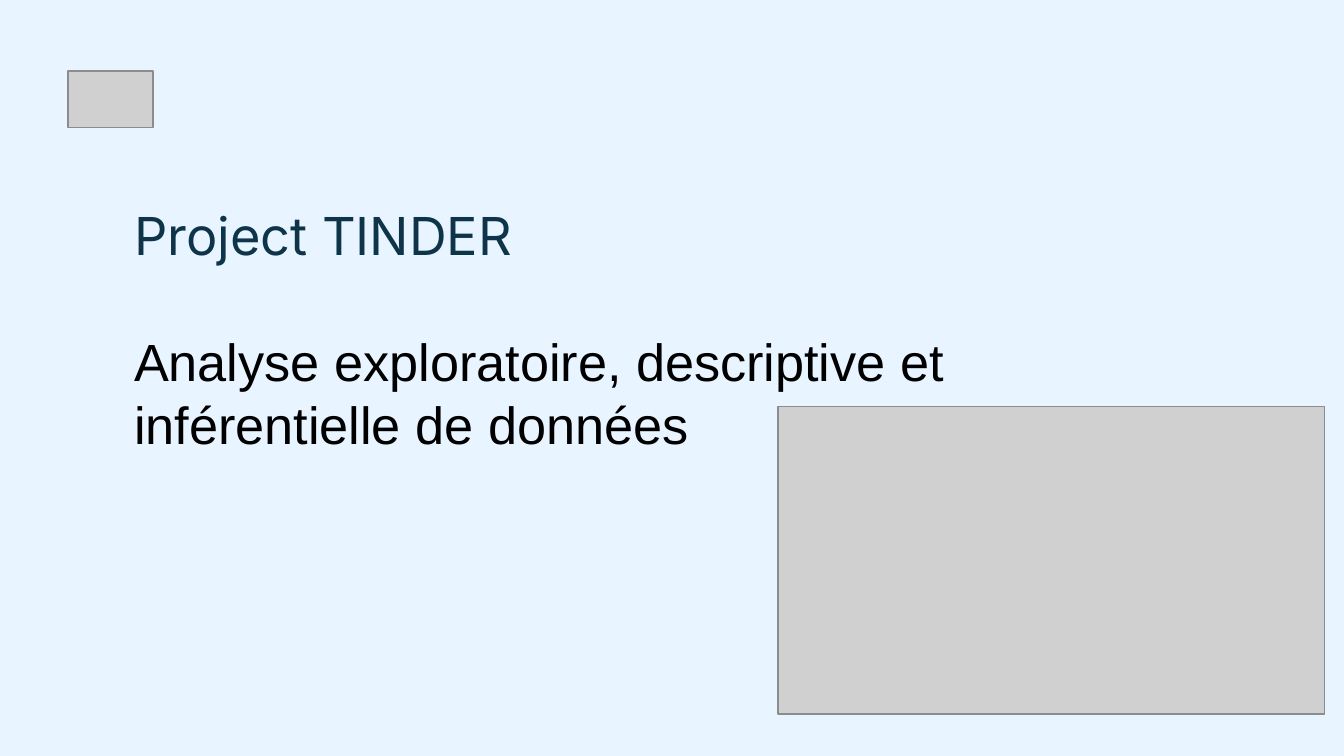
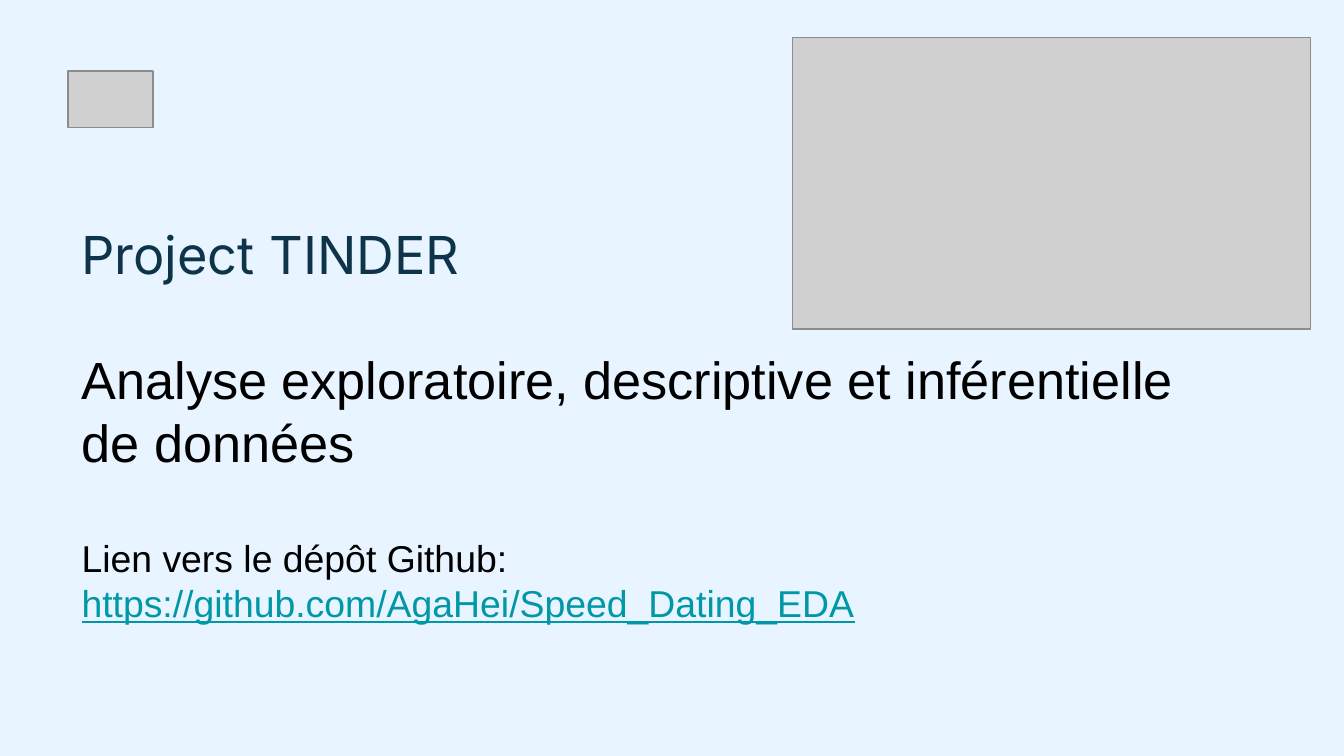
Before and after one commit to AgaHei/Speed_Dating_EDA, a slide deck: slide 2 of Presentation_Project_Tinder_AH.pptx. Drawn at 1344x756 pixels with LibreOffice and Linux fonts; fonts in the diff are those of the drawing; grey boxes stand for pictures. Boxes give left, top, right and bottom in pixels: in the first picture for what was removed or moved away, otherwise in the second. Text is boxed around its words. In the diff, an @@ line names an element or a change of style, - is before the commit and + after.

```diff
--- a/Presentation_Project_Tinder_AH.pptx
+++ b/Presentation_Project_Tinder_AH.pptx
@@ picture: place and size @@
-picture at <box>778,406,1325,714</box>
+picture at <box>793,38,1310,329</box>
@@ title at <box>82,234,1173,625</box>: text changed @@
-Project TINDER
-Analyse exploratoire, descriptive et inférentielle de données
+Project TINDER
+Analyse exploratoire, descriptive et inférentielle de données
+Lien vers le dépôt Github: https://github.com/AgaHei/Speed_Dating_EDA
```
Also in this commit, not shown: 2 other files.
